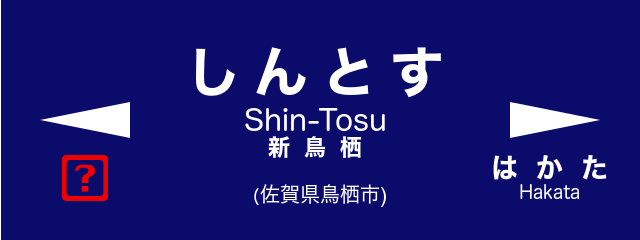
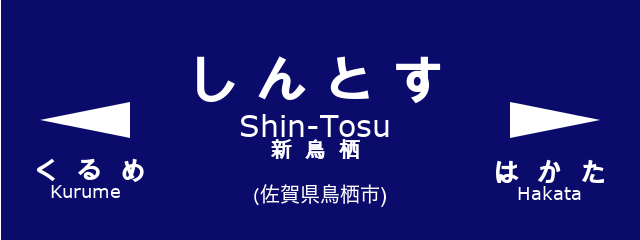
Layer changes from the first 640 × 240 image to the second:
hid "❓" over <box>62,155,108,201</box>
added layer "く る め ..." above "は か た ..." over <box>36,158,144,198</box>
painted on "は か た ..." over <box>493,155,607,200</box>
painted on "駅名" over <box>196,47,441,160</box>
